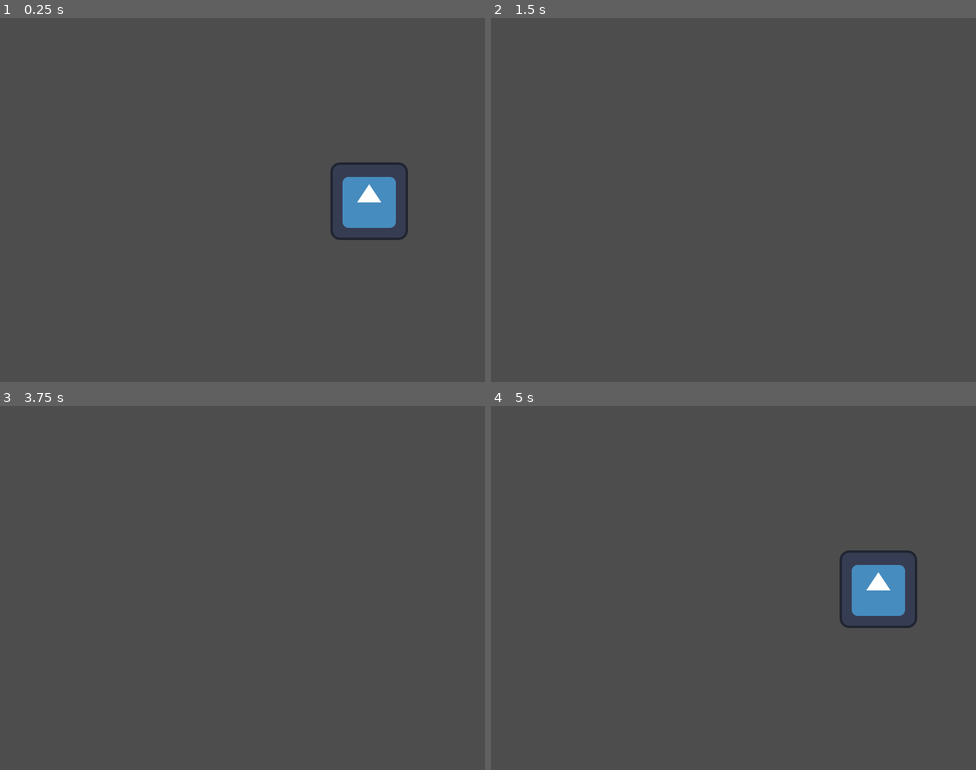
Above: before the commit, frames 1-4 (two rows, left to right).
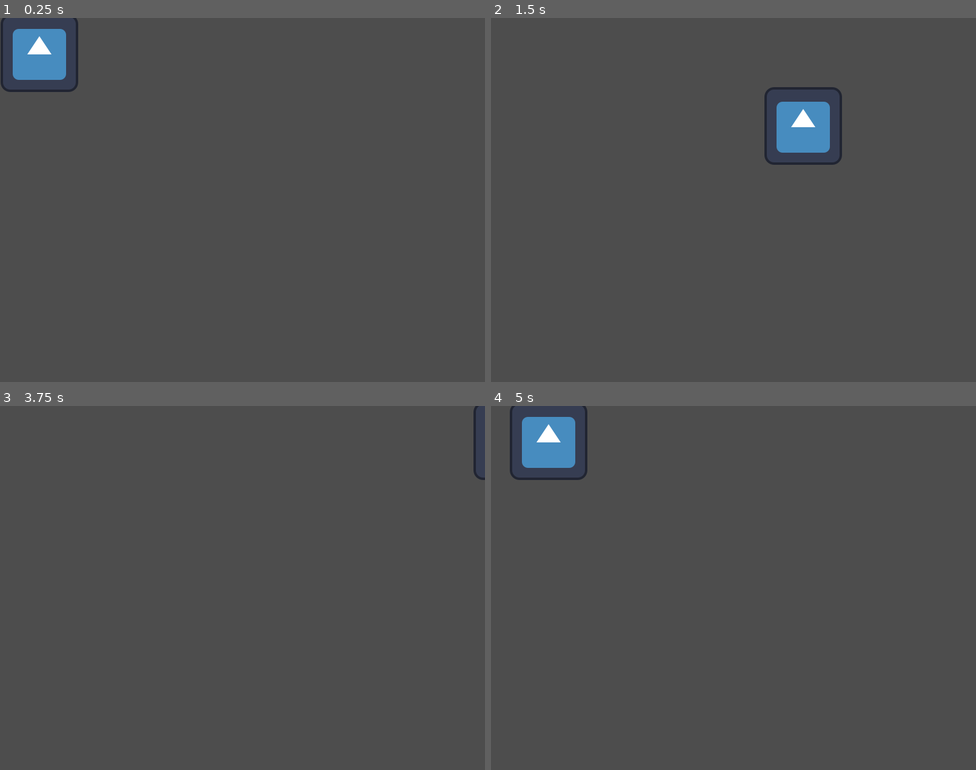
Above: after the commit, the same moments.

Repository: quentinams/chrono-sprinter
Game: Godot game, scene res://scene/player.tscn
The game is run twice, just before and just after one commit, with the same random seed, the same clock (stepped at 60 frames per second) and the same inputs. The engine's default icon, where the game draws it, is replaced by a stand-in: a white triangle on a blue panel in a dark square.
Inputs:
- Up to frame 1 (0.25 s): no input
- Up to frame 2 (1.5 s): tap Enter at 0.5 s; hold D (player_right) 0.53-1.28 s; hold S (player_down) from 1.28 s (still down)
- Up to frame 3 (3.75 s): release S (player_down) at 2.03 s; hold D (player_right) 2.03-2.78 s; hold W (player_up) 2.78-3.53 s; tap Space at 3.5 s; hold A (player_left) from 3.53 s (still down)
- Up to frame 4 (5 s): keep holding A (player_left)

The runs differ from the first frame. In frame 1, 3.8% of the frame differs, in the area x 0-85%, y 0-61%; in frame 2, 1.9%; in frame 3, 0.1%; in frame 4, 3.8%.
Error before the commit: Invalid access to property or key 'limit_left' on a base object of type 'null instance'. (res://scene/player.gd:19)
Error after the commit: Attempt to call function 'get_viewport_rect' in base 'null instance' on a null instance. (res://scene/player.gd:6)

Commit message:
fix player

Diff:
--- /dev/null
+++ b/scene/camera.tscn
@@ -0,0 +1,7 @@
+[gd_scene format=3 uid="uid://b1o7qfdy8d1j3"]
+
+[node name="Camera" type="Node2D"]
+
+[node name="Camera2D" type="Camera2D" parent="."]
+anchor_mode = 0
+metadata/_edit_group_ = true
--- /dev/null
+++ b/scene/enemy.tscn
@@ -0,0 +1,8 @@
+[gd_scene load_steps=2 format=3 uid="uid://dh108j2p1pnqo"]
+
+[ext_resource type="Texture2D" uid="uid://dxe1wgbg366es" path="res://assets/icon.svg" id="1_04jo0"]
+
+[node name="Enemy" type="Node2D"]
+
+[node name="Sprite2D" type="Sprite2D" parent="."]
+texture = ExtResource("1_04jo0")
--- /dev/null
+++ b/scene/main.tscn
@@ -0,0 +1,10 @@
+[gd_scene load_steps=3 format=3 uid="uid://c1s0v33rp77xg"]
+
+[ext_resource type="PackedScene" uid="uid://d3n45hx0bccsb" path="res://scene/player.tscn" id="1_epx3o"]
+[ext_resource type="PackedScene" uid="uid://b1o7qfdy8d1j3" path="res://scene/camera.tscn" id="2_gn3qi"]
+
+[node name="MAIN" type="Node2D"]
+
+[node name="Player" parent="." instance=ExtResource("1_epx3o")]
+
+[node name="Camera" parent="." instance=ExtResource("2_gn3qi")]
--- a/scene/player.gd
+++ b/scene/player.gd
@@ -1,8 +1,9 @@
-extends Sprite2D
+extends Node2D
 
-
+var screensize
 # Called when the node enters the scene tree for the first time.
 func _ready():
+	screensize = get_parent().get_node("Camera/Camera2D").get_viewport_rect()
 	pass # Replace with function body.
 
 
@@ -16,6 +17,6 @@
 		self.position.x -= 10
 	if Input.is_action_pressed("player_right"):
 		self.position.x += 10
-	position.x = clamp(position.x, $Camera.limit_left, $Camera.limit_right)
-	position.y = clamp(position.y, $Camera.limit_top, $Camera.limit_bottom)
+	position.x = clamp(position.x, screensize.position.x, screensize.end.x)
+	position.y = clamp(position.y, screensize.position.y, screensize.end.y)
 	pass
--- a/scene/player.tscn
+++ b/scene/player.tscn
@@ -1,11 +1,11 @@
 [gd_scene load_steps=3 format=3 uid="uid://d3n45hx0bccsb"]
 
-[ext_resource type="Texture2D" uid="uid://q3uyofjm6f4d" path="res://assets/icon.svg" id="1_3lp1s"]
+[ext_resource type="Texture2D" uid="uid://dxe1wgbg366es" path="res://assets/icon.svg" id="1_3lp1s"]
 [ext_resource type="Script" path="res://scene/player.gd" id="2_fbsti"]
 
-[node name="Node" type="Node"]
+[node name="Player" type="Node2D"]
+script = ExtResource("2_fbsti")
 
 [node name="Sprite2D" type="Sprite2D" parent="."]
-position = Vector2(609, 302)
+position = Vector2(65, 58)
 texture = ExtResource("1_3lp1s")
-script = ExtResource("2_fbsti")
--- a/src/Player.gd
+++ /dev/null
@@ -1,11 +0,0 @@
-extends Node2D
-
-
-# Called when the node enters the scene tree for the first time.
-func _ready():
-	pass # Replace with function body.
-
-
-# Called every frame. 'delta' is the elapsed time since the previous frame.
-func _process(delta):
-	pass
Not shown, changed: assets/icon.svg.import
Not shown, changed: icon.svg.import
